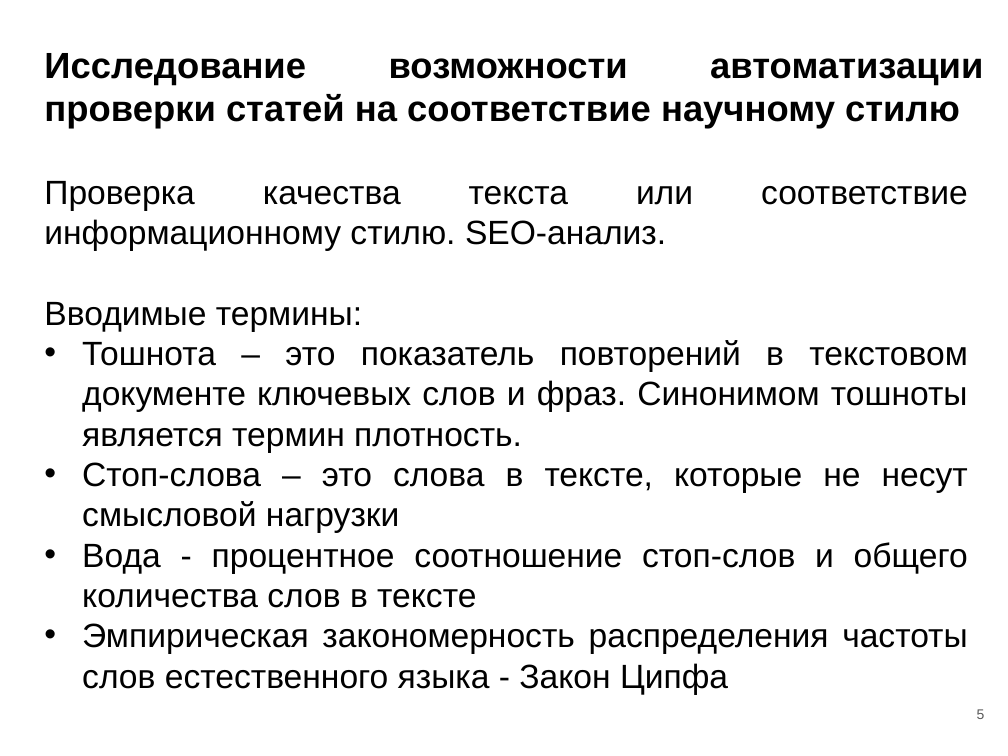
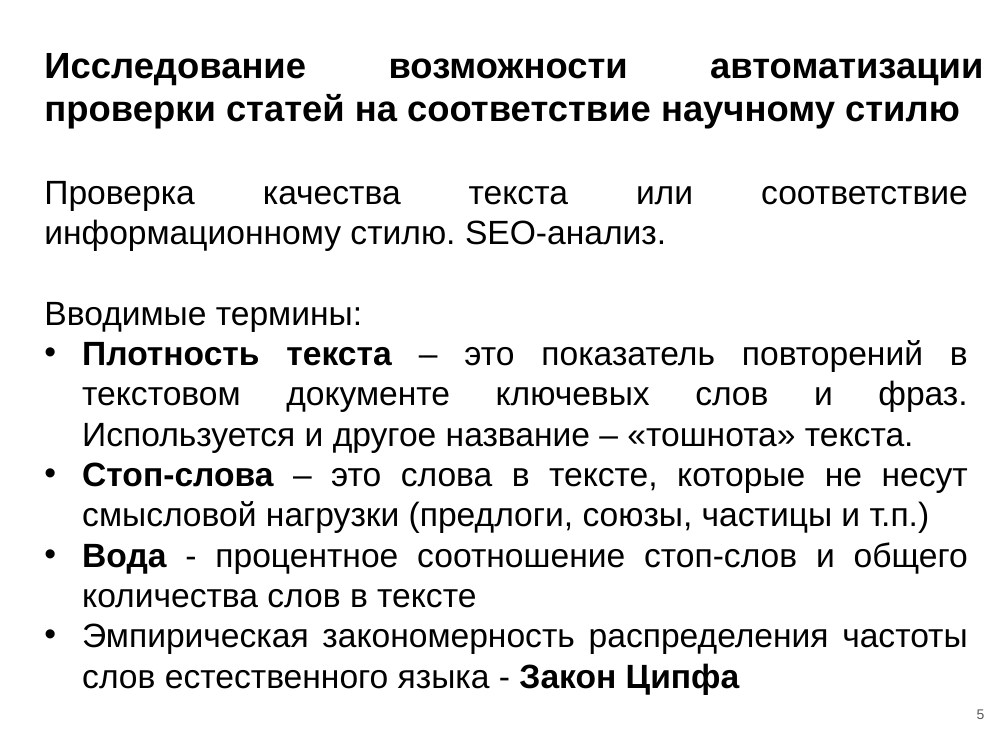
Before and after one commit to OSLL/sw-auto, a slide deck: slide 5 of paper_work/masters thesis/msc_slides.pptx. Drawn at 1008x756 pixels with LibreOffice and Linux fonts; fonts in the diff are those of the drawing. Boxes give left, top, right and bottom in pixels: in the first picture for what was removed or moved away, otherwise in the second. Text is boxed around its words. In the diff, an @@ line names an element or a change of style, - is before the commit and + after.

```diff
--- a/paper_work/masters thesis/msc_slides.pptx
+++ b/paper_work/masters thesis/msc_slides.pptx
@@ text at [82, 340, 968, 533]: text changed @@
-• Тошнота – это показатель повторений в текстовом документе ключевых слов и фраз. Синонимом тошноты является термин плотность.
-• Стоп-слова – это слова в тексте, которые не несут смысловой нагрузки
+• Плотность текста – это показатель повторений в текстовом документе ключевых слов и фраз. Используется и другое название – «тошнота» текста.
+• Стоп-слова – это слова в тексте, которые не несут смысловой нагрузки (предлоги, союзы, частицы и т.п.)
@@ text at [82, 542, 968, 695]: bold on in "Вода", "Закон Ципфа" @@
```
Also in this commit, not shown: 20 other slides changed, 5 slides added, 4 slides removed, 1 other file.
